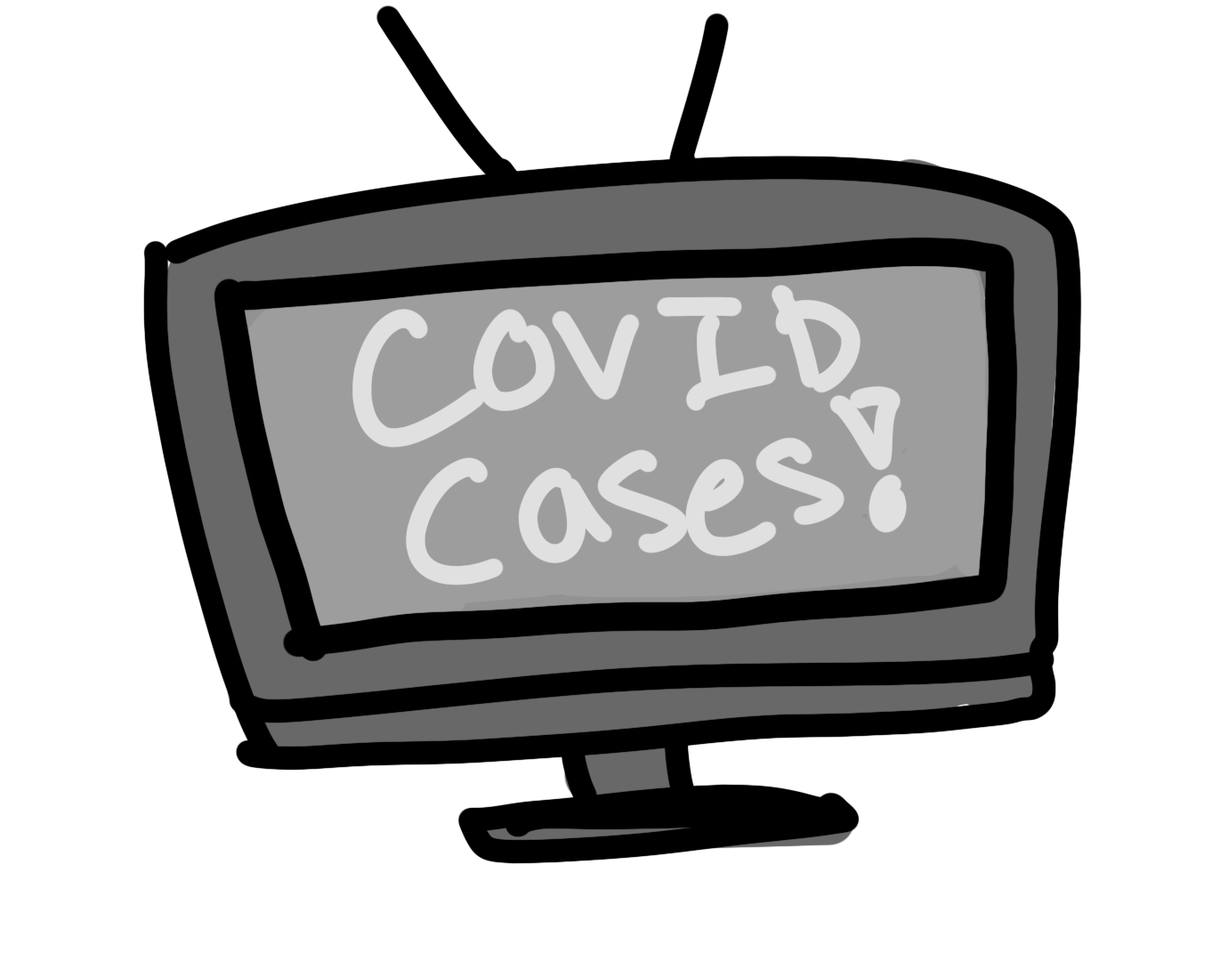
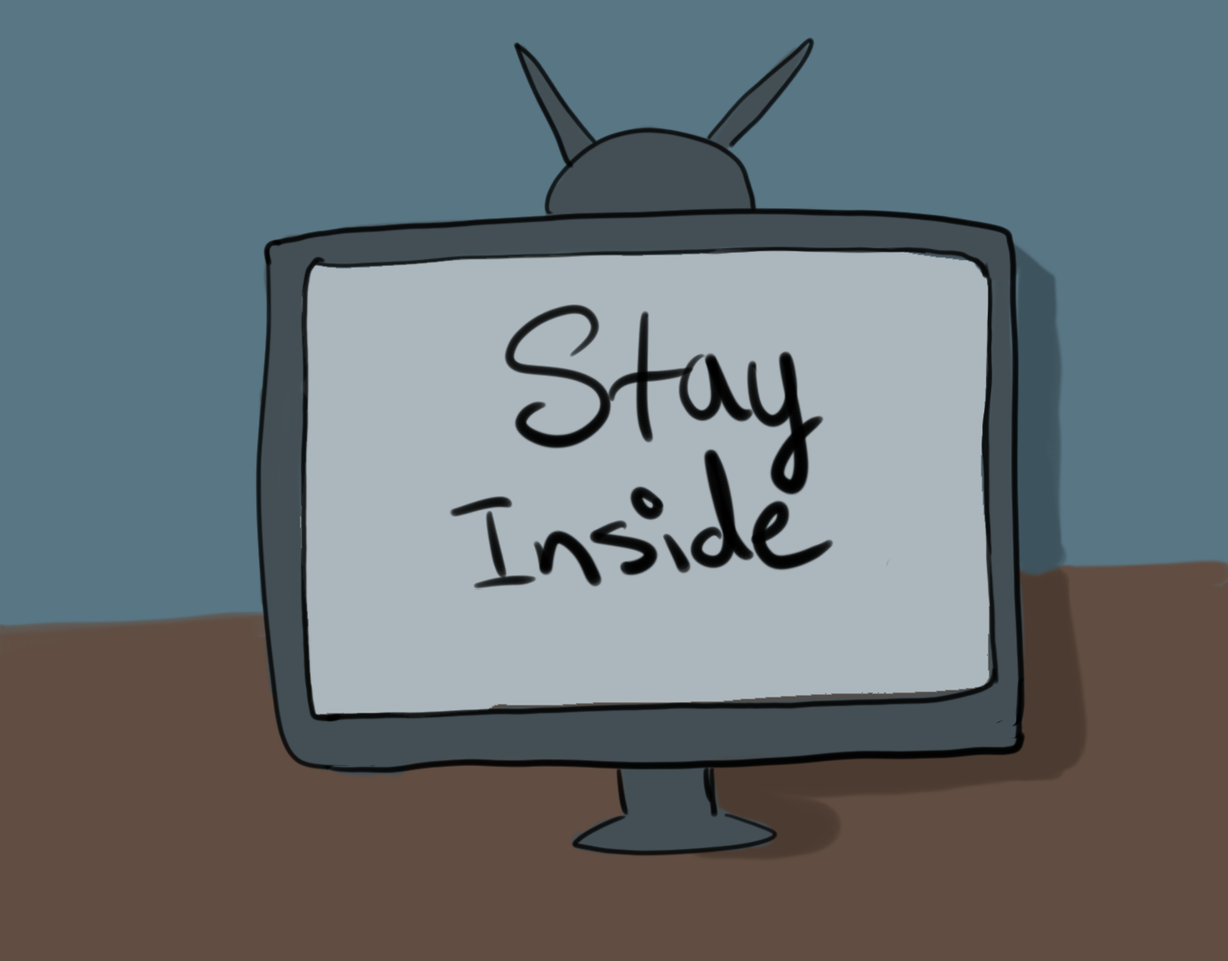
Comparing the layer stacks of the two 1228px x 961px images. Changes:
added layer "Layer 6" above "Layer 3" over 449, 304, 834, 590
added layer "Layer 3" above "Layer 4" over 254, 36, 1026, 857
added layer "Layer 4" above "Layer 5" over 256, 42, 1027, 856
added layer "Layer 5" above "Layer 1" over 0, 0, 1228, 961
hid "Layer 1" over 143, 4, 1082, 864
hid "Layer 2" over 149, 157, 1067, 864
